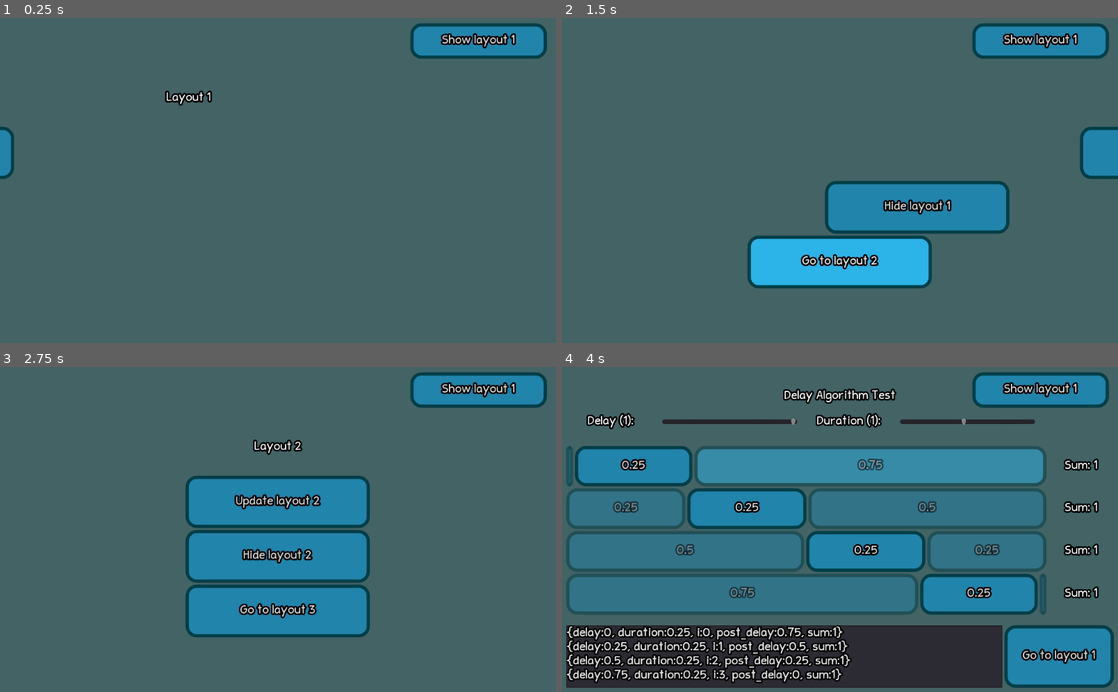
Above: before the commit, frames 1-4 (two rows, left to right).
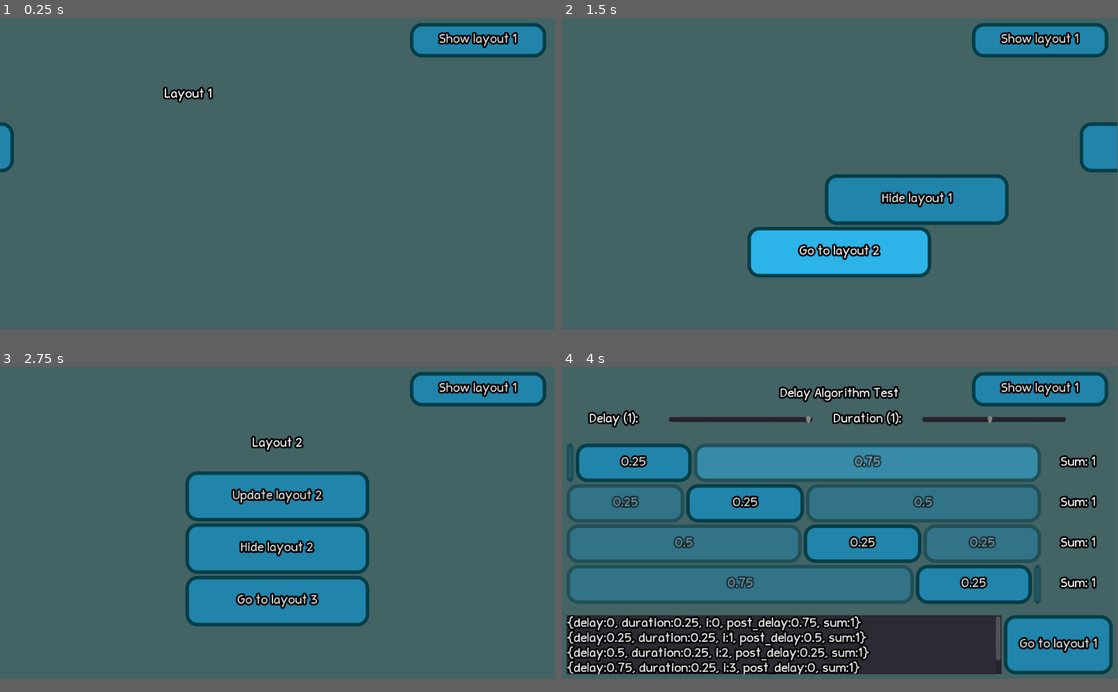
Above: after the commit, the same moments.

Repository: murikistudio/simple-gui-transitions
Game: Godot game, scene res://addons/simple-gui-transitions/example/main.tscn
Same seed, same stepped clock (60 frames per second), same inputs: the game is played once before the commit and once after it.
Inputs:
- Up to frame 1 (0.25 s): no input
- Up to frame 2 (1.5 s): click "Show layout 1" at 0.5 s; click "Go to layout 2" at 1.25 s
- Up to frame 3 (2.75 s): click "Show layout 1" at 2 s
- Up to frame 4 (4 s): click "Go to layout 3" at 2.75 s; click "0" at 3.5 s
The window is 800x468 before the commit and 799x449 after it. Grey fills any space a smaller window leaves; there, only what the larger window draws over its background counts as a difference.

The runs differ from the first frame. In frame 1, 1.1% of the frame differs, in the area x 0-99%, y 1-50%; in frame 2, 7.3%; in frame 3, 8.9%; in frame 4, 38%, in the area x 0-100%, y 0-100%.

Commit message:
feat(example): update display window size

Diff:
--- a/project.godot
+++ b/project.godot
@@ -32,6 +32,11 @@
 
 gdscript/warnings/return_value_discarded=false
 
+[display]
+
+window/size/width=960
+window/size/height=540
+
 [editor_plugins]
 
 enabled=PoolStringArray( "res://addons/simple-gui-transitions/plugin.cfg" )
